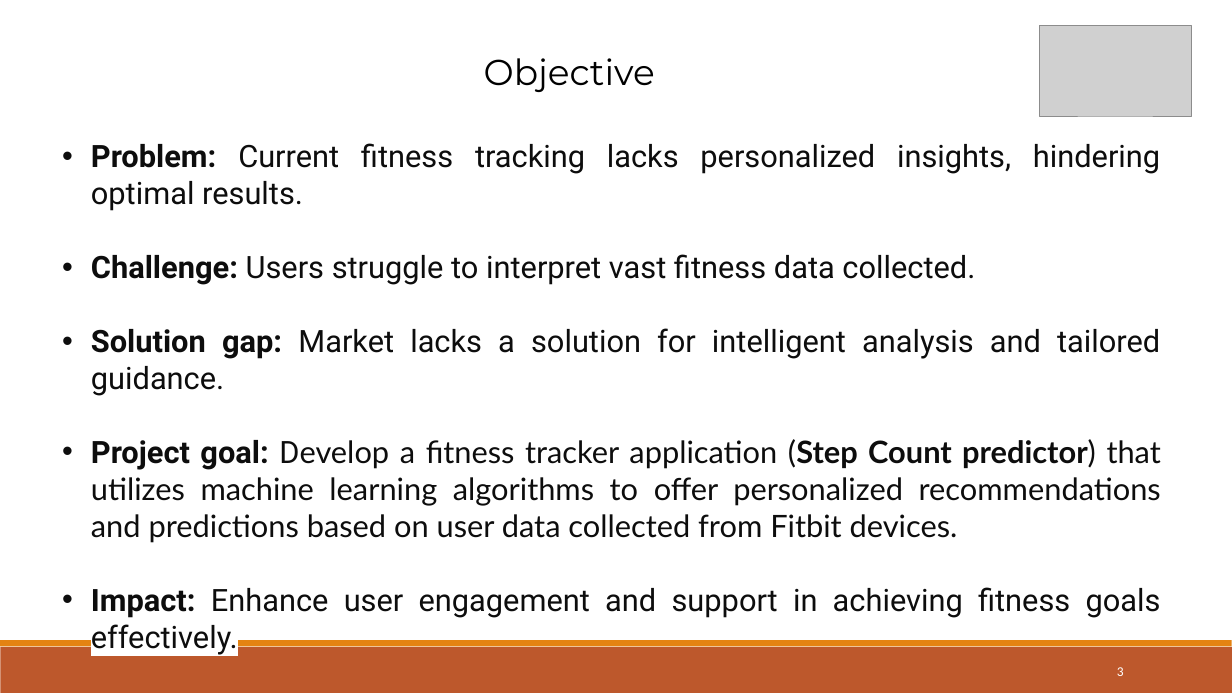
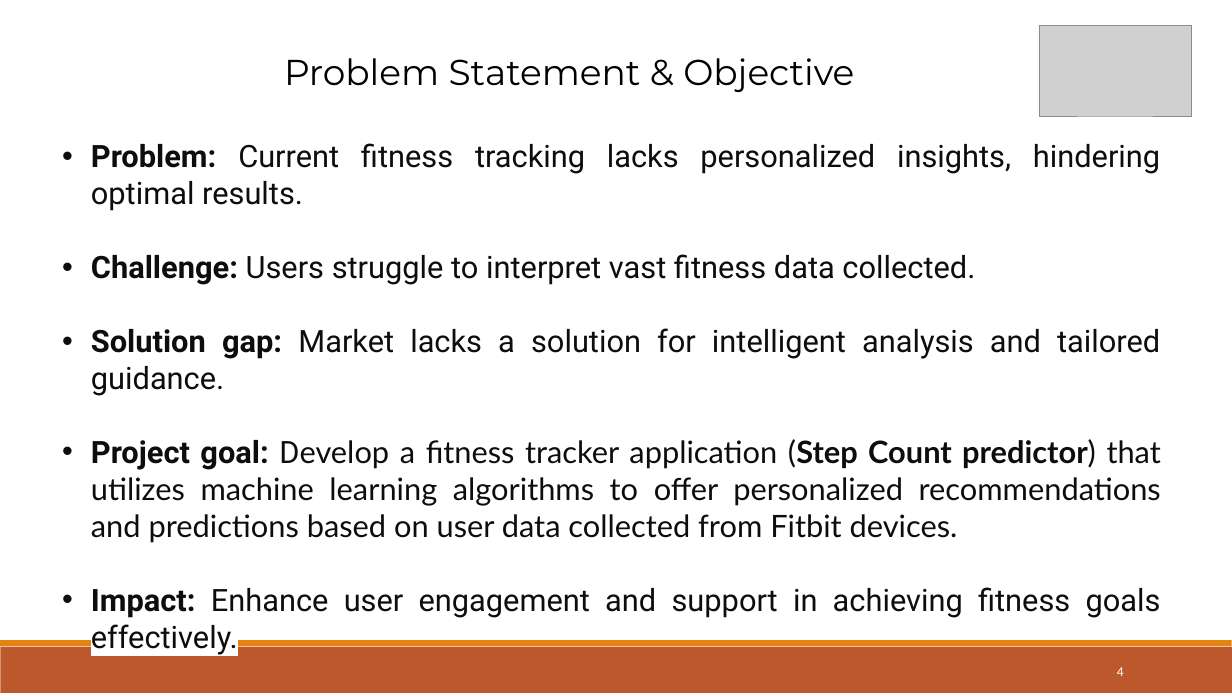
Before and after one commit to mrudulamadhavan/MrudulaAP_Scifor, a slide deck: slide 4 of MainProject/FITNESS TRACKER.pptx (slide 3 before the commit). Drawn at 1232x693 pixels with LibreOffice and Linux fonts; fonts in the diff are those of the drawing; grey boxes stand for pictures. Boxes give left, top, right and bottom in pixels: in the first picture for what was removed or moved away, otherwise in the second. Text is boxed around its words. In the diff, an @@ line names an element or a change of style, - is before the commit and + after.

```diff
--- a/MainProject/FITNESS TRACKER.pptx
+++ b/MainProject/FITNESS TRACKER.pptx
@@ text at (x1=284, y1=58, x2=854, y2=92): text changed @@
-Objective
+Problem Statement & Objective
@@ page number at (x1=1117, y1=667, x2=1124, y2=676): text changed @@
-3
+4
```
Also in this commit, not shown: 4 other slides changed, 4 slides added, 1 other file.
